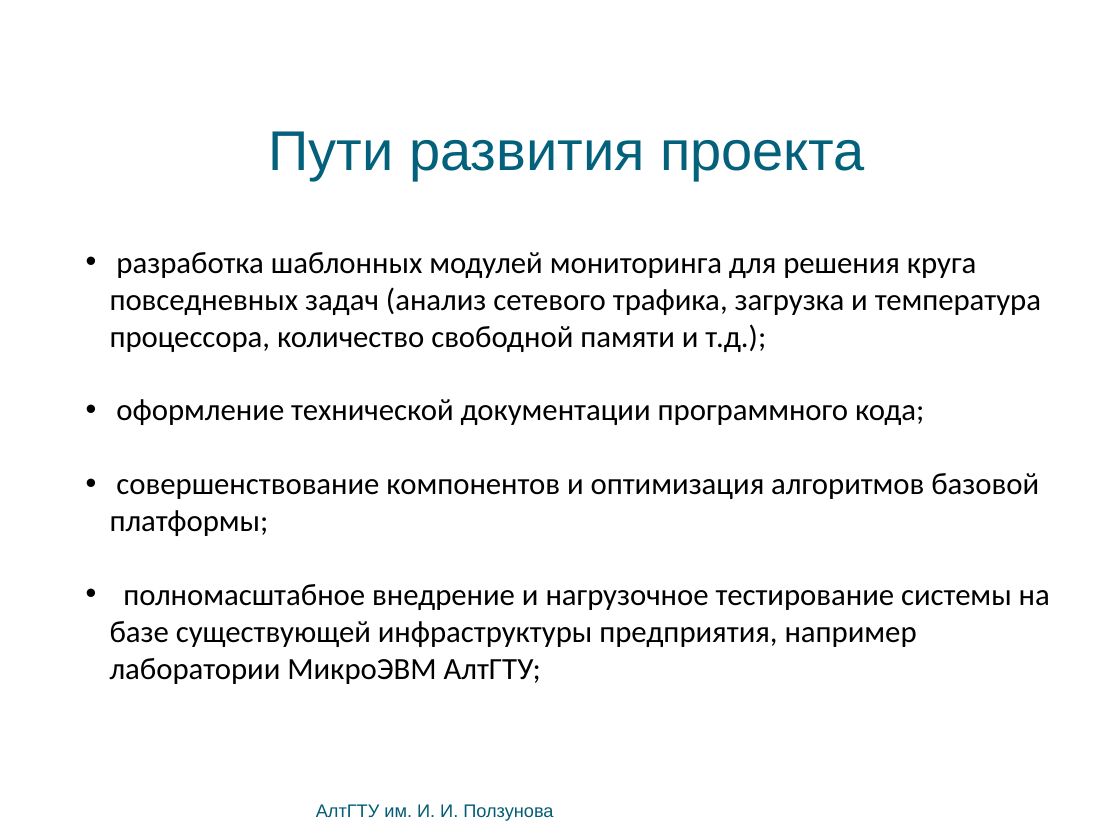
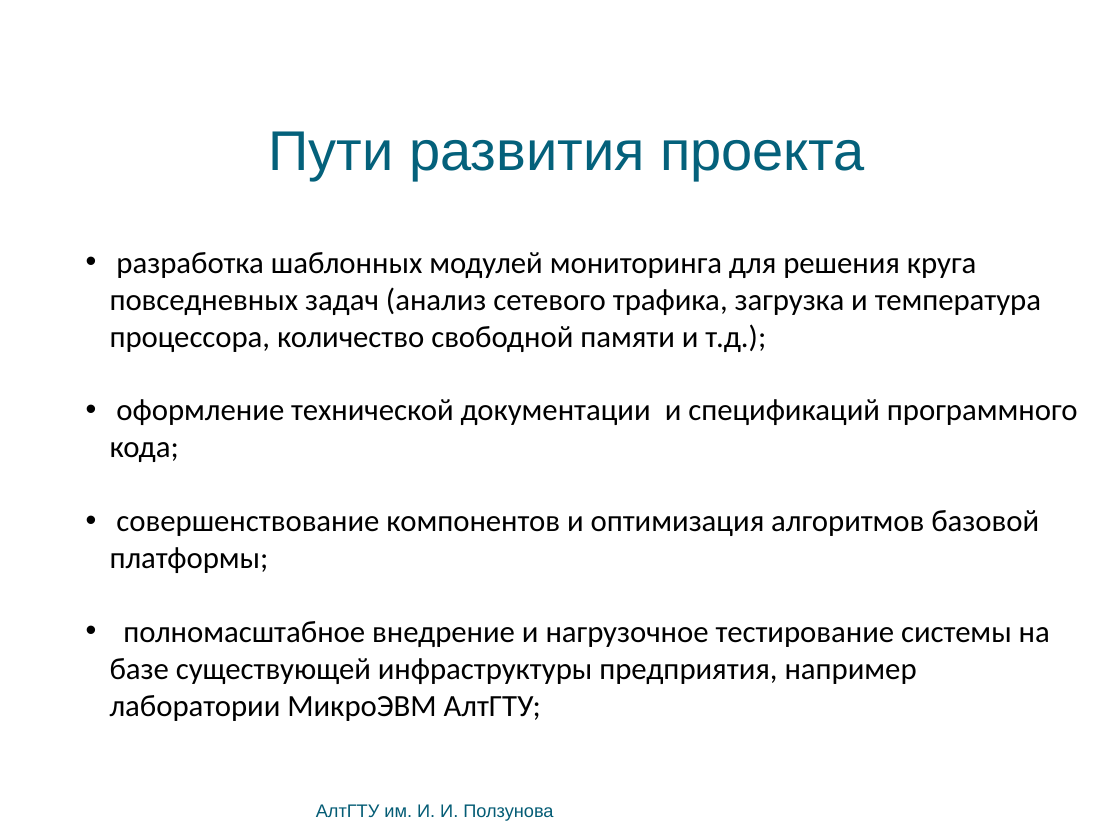
Before and after one commit to bluerain/snoopy, a slide deck: slide 27 of diploma/trunk/ppt/kostyukov.pptx. Drawn at 1120x840 pixels with LibreOffice and Linux fonts; fonts in the diff are those of the drawing; background and template pictures are left out. Boxes give left, top, right and bottom in pixels: in the first picture for what was removed or moved away, otherwise in the second. Text is boxed around its words. In the diff, an @@ line names an element or a change of style, - is before the commit and + after.

Commit message:
new speech_kostyukov.docx, presentation;

```diff
--- a/diploma/trunk/ppt/kostyukov.pptx
+++ b/diploma/trunk/ppt/kostyukov.pptx
@@ text at (x1=110, y1=399, x2=1078, y2=462): text changed @@
-• оформление технической документации программного кода;
+• оформление технической документации и спецификаций программного кода;
```
Also in this commit, not shown: 2 other files.
